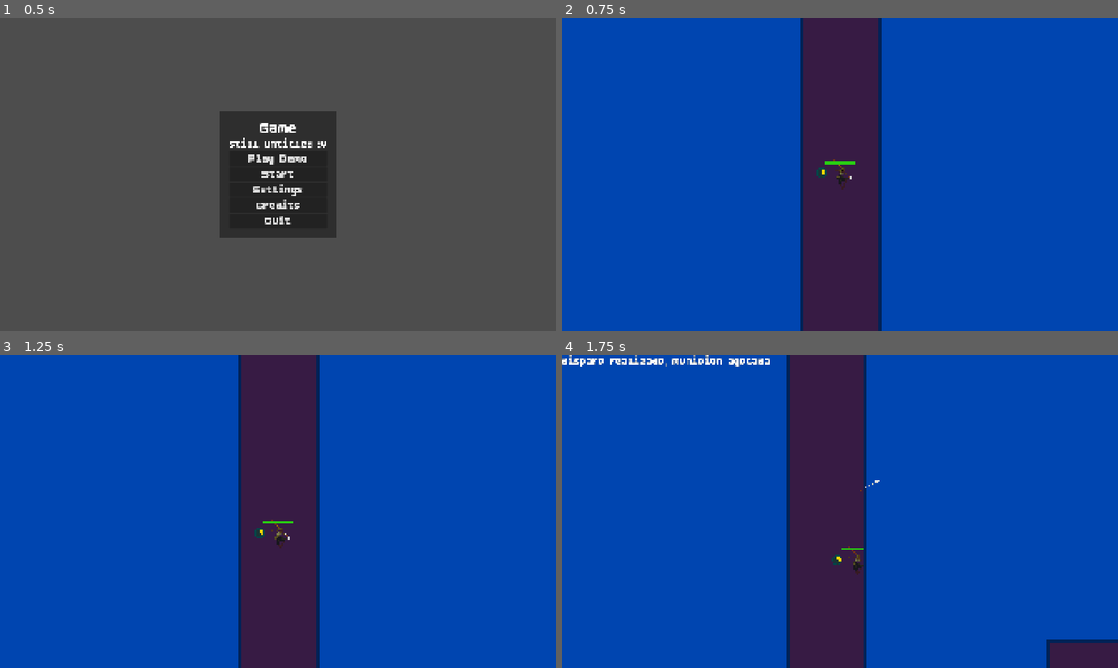
Above: before the commit, frames 1-4 (two rows, left to right).
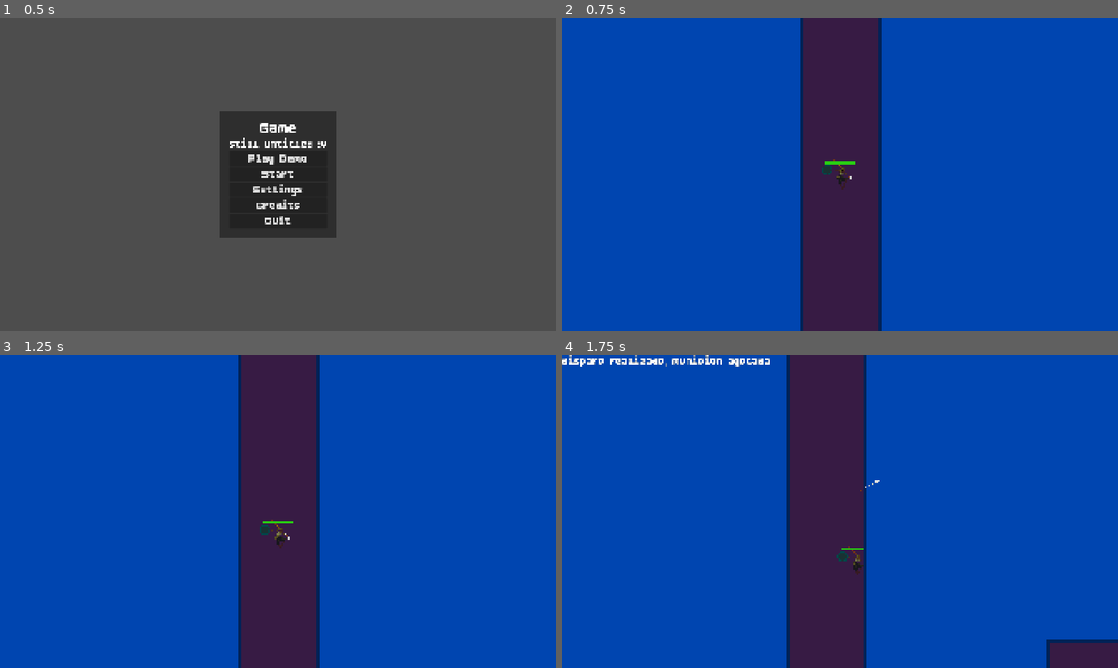
Above: after the commit, the same moments.

Repository: LastMarraketa/ChargerFeat
Game: Godot game, scene res://ui/main_menu.tscn
Same seed, same stepped clock (60 frames per second), same inputs: the game is played once before the commit and once after it. The engine's default icon, where the game draws it, is replaced by a stand-in: a white triangle on a blue panel in a dark square.
Inputs (mouse positions are in pixels of both pictures, inside the frame that each line leads up to):
- Up to frame 1 (0.5 s): no input
- Up to frame 2 (0.75 s): click "Play Demo" at 0.5 s
- Up to frame 3 (1.25 s): no input
- Up to frame 4 (1.75 s): move the mouse to (962, 495) at 1.27 s; hold D (move_right) from 1.28 s (still down); right-click (962, 495) at 1.35 s; click (962, 495) at 1.42 s; tap Space (jump) at 1.52 s

Frame 1 is identical in both runs. In frame 2, less than 0.1% of the frame differs, in the area x 45-49%, y 46-52%; in frame 3, less than 0.1%, in the area x 45-49%, y 54-59%; in frame 4, less than 0.1%.

Commit message:
Barra de carga
-Nodo Charger hijo de Player
-toma registro de las "balas absorbidas" (reemplaza a balas_destruidas, incluyendo referencias a ella)
-cuando se alcanza la carga máxima (6) la barra lo indica y se activa el "dash attack"
-usar el "dash attack" vacia la barra

Diff:
--- a/components/charge_component.gd
+++ /dev/null
@@ -1,13 +0,0 @@
-class_name ChargeComponent
-extends Node
-
-signal charge_changed(value: int)
-signal full_charge()
-
-@export var charge: int = 0:
-	set(value):
-		charge = clamp(value, 0, max_charge)
-		charge_changed.emit(charge)
-		if charge == 0:
-			full_charge.emit()
-@export var max_charge: int = 6
--- a/enemies/boss.gd
+++ b/enemies/boss.gd
@@ -19,60 +19,60 @@
 var spawned_enemies: Array[Node] = []
 
 func _ready() -> void:
-    detection_area.body_entered.connect(_on_player_detected)
-    detection_area.body_exited.connect(_on_player_exited)
-    fire_timer.timeout.connect(_disparar)
-    spawn_timer.timeout.connect(_spawn_enemy)
-    health_component.died.connect(_on_died)
+	detection_area.body_entered.connect(_on_player_detected)
+	detection_area.body_exited.connect(_on_player_exited)
+	fire_timer.timeout.connect(_disparar)
+	spawn_timer.timeout.connect(_spawn_enemy)
+	health_component.died.connect(_on_died)
 
-    spawn_timer.wait_time = spawn_interval
+	spawn_timer.wait_time = spawn_interval
 
 func _physics_process(delta: float) -> void:
-    playback.travel("idle")
-    move_and_slide()
+	playback.travel("idle")
+	move_and_slide()
 
 func _on_player_detected(body: Node2D) -> void:
-    if body is Player:
-        player_ref = body
-        player_in_range = true
-        fire_timer.start()
-        spawn_timer.start()
+	if body is Player:
+		player_ref = body
+		player_in_range = true
+		fire_timer.start()
+		spawn_timer.start()
 
 func _on_player_exited(body: Node2D) -> void:
-    if body is Player:
-        player_in_range = false
-        player_ref = null
-        fire_timer.stop()
-        spawn_timer.stop()
+	if body is Player:
+		player_in_range = false
+		player_ref = null
+		fire_timer.stop()
+		spawn_timer.stop()
 
 func _disparar() -> void:
-    if not player_in_range or not is_instance_valid(player_ref):
-        return
-    var bala = enemy_bullet_scene.instantiate()
-    get_parent().add_child(bala)
-    bala.global_position = bullet_spawn.global_position
-    bala.direction = global_position.direction_to(player_ref.global_position)
-    bala.rotation = bala.direction.angle()
-    bala.player = player_ref
+	if not player_in_range or not is_instance_valid(player_ref):
+		return
+	var bala = enemy_bullet_scene.instantiate()
+	get_parent().add_child(bala)
+	bala.global_position = bullet_spawn.global_position
+	bala.direction = global_position.direction_to(player_ref.global_position)
+	bala.rotation = bala.direction.angle()
+	bala.player = player_ref
 
 func _spawn_enemy() -> void:
-    if not player_in_range or not is_instance_valid(player_ref):
-        return
+	if not player_in_range or not is_instance_valid(player_ref):
+		return
 
-    var active_enemies: Array[Node] = []
-    for enemy in spawned_enemies:
-        if is_instance_valid(enemy):
-            active_enemies.append(enemy)
-    spawned_enemies = active_enemies
+	var active_enemies: Array[Node] = []
+	for enemy in spawned_enemies:
+		if is_instance_valid(enemy):
+			active_enemies.append(enemy)
+	spawned_enemies = active_enemies
 
-    if spawned_enemies.size() >= max_spawned_enemies:
-        return
+	if spawned_enemies.size() >= max_spawned_enemies:
+		return
 
-    if chasing_enemy_scene:
-        var enemy = chasing_enemy_scene.instantiate()
-        get_parent().add_child(enemy)
-        enemy.global_position = spawn_marker.global_position
-        spawned_enemies.append(enemy)
+	if chasing_enemy_scene:
+		var enemy = chasing_enemy_scene.instantiate()
+		get_parent().add_child(enemy)
+		enemy.global_position = spawn_marker.global_position
+		spawned_enemies.append(enemy)
 
 func _on_died() -> void:
-    queue_free()
+	queue_free()
--- a/enemies/enemy_bullet.gd
+++ b/enemies/enemy_bullet.gd
@@ -38,8 +38,10 @@
 		#la referencia a player es guardada por enemigo torreta cuando
 		#cuando este observa que entran a su area, guarda estos datos de player y "comunica"
 		if player:
-			player.balas_destruidas += 1
-			Debug.log("bala destruida " + str(player.balas_destruidas))
+			# player.balas_destruidas += 1
+			player.charger.value += 1
+			#Debug.log("enemigo volador destruido " + str(player.balas_destruidas))
+			Debug.log("enemigo volador destruido " + str(int(player.charger.value)))
 
 
 		queue_free()
--- a/enemies/flying_mini.gd
+++ b/enemies/flying_mini.gd
@@ -46,8 +46,10 @@
 		#la referencia a player es guardada por enemigo torreta cuando
 		#cuando este observa que entran a su area, guarda estos datos de player y "comunica"
 		if player:
-			player.balas_destruidas += 2
-			Debug.log("enemigo volador destruido " + str(player.balas_destruidas))
+			# player.balas_destruidas += 2
+			player.charger.value += 2
+			#Debug.log("enemigo volador destruido " + str(player.balas_destruidas))
+			Debug.log("enemigo volador destruido " + str(int(player.charger.value)))
 		queue_free()
 
 
--- /dev/null
+++ b/player/charger.gd
@@ -0,0 +1,23 @@
+class_name Charger
+extends TextureProgressBar
+
+signal full_charge()
+
+@export var border_charge: Color = Color("004649")
+@export var border_full: Color = Color("00AFB0")
+@export var charge_color: Color = Color("ffd500")
+@export var full_color: Color = Color("32E024")
+
+func _ready() -> void:
+	tint_progress = charge_color
+	tint_over = border_charge
+	value_changed.connect(on_value_changed)
+
+func on_value_changed(new_value: float) -> void:
+	if new_value >= max_value:
+		tint_progress = full_color
+		tint_over = border_full
+		full_charge.emit()
+	else:
+		tint_progress = charge_color
+		tint_over = border_charge
--- /dev/null
+++ b/player/charger.tscn
@@ -0,0 +1,17 @@
+[gd_scene format=3 uid="uid://bu1qq53gmw6aa"]
+
+[ext_resource type="Texture2D" uid="uid://btey4ruglplms" path="res://assets/sprites/charger/charger_bg.png" id="1_ums3s"]
+[ext_resource type="Texture2D" uid="uid://cmh3fqifb71b7" path="res://assets/sprites/charger/charger_fg.png" id="2_agvbt"]
+[ext_resource type="Texture2D" uid="uid://60bib5y1fn78" path="res://assets/sprites/charger/charge_fill.png" id="3_oij5p"]
+[ext_resource type="Script" uid="uid://c52qtoi2k3iqp" path="res://player/charger.gd" id="4_qgj3h"]
+
+[node name="Charger" type="TextureProgressBar" unique_id=202495474]
+offset_right = 36.0
+offset_bottom = 36.0
+max_value = 6.0
+fill_mode = 4
+texture_under = ExtResource("1_ums3s")
+texture_over = ExtResource("2_agvbt")
+texture_progress = ExtResource("3_oij5p")
+tint_under = Color(0.1, 0.19666667, 0.2, 1)
+script = ExtResource("4_qgj3h")
--- a/player/player.gd
+++ b/player/player.gd
@@ -26,7 +26,7 @@
 var is_dashing_to_kill: bool = false   #variable para manejar el dash poderoso
 var dash_origin: Vector2 = Vector2.ZERO #estas 2 variables limitan el dash attack
 var dash_distance: float = 1000.0 #esto ajusta hasta donde se llega
-
+var dash_ready: bool = false #maneja cuando el dash es usable (con carga completa)
 
 
 
@@ -45,7 +45,8 @@
 var bala_viva = null
 var gas: bool = false #para impulsarse en el aire
 var moving = false
-var balas_destruidas = 0
+#balas absorbidas ahoras lo debería ver el Charger
+#var balas_destruidas = 0
 var shield_active: bool = false
 var shield_cooldown: bool = false
 var absorbed_bullets: int = 0
@@ -66,6 +67,7 @@
 @onready var health_bar: ProgressBar = %HealthBar
 @onready var health_component: HealthComponent = $HealthComponent
 var target_marker: Marker2D = null
+@onready var charger: Charger = $Charger # barra de carga, maneja las balas absorbidas
 
 #signal free_marker
 
@@ -88,6 +90,8 @@
 	shield_cooldown_timer.wait_time = shield_cooldown_time
 	shield_cooldown_timer.timeout.connect(_on_cooldown_timeout)
 	add_child(shield_cooldown_timer)
+
+	charger.full_charge.connect(_on_full_charge)
 
 func _input(event: InputEvent) -> void:
 	if event.is_action_pressed("test"):
@@ -222,7 +226,7 @@
 #esta es la accion de ataque slash
 	if Input.is_action_just_pressed("slash") and not is_attacking_melee:
 		_execute_melee_attack()
-	if Input.is_action_just_pressed("dash_to_kill") and not is_attacking_melee:
+	if Input.is_action_just_pressed("dash_to_kill") and not is_attacking_melee and dash_ready:
 		_execute_dash_attack()
 	if Input.is_action_just_pressed("toggle_shield") and not shield_active and not shield_cooldown:
 		_activate_shield()
@@ -324,7 +328,8 @@
 	var mouse_dir = global_position.direction_to(get_global_mouse_position())
 	velocity = mouse_dir * 5000
 	dash_origin = global_position
-
+	charger.value = 0.0
+	dash_ready = false
 
 
 #################################################################################
@@ -361,3 +366,6 @@
 	if absorbed_bullets < max_absorbed_bullets:
 		absorbed_bullets += 1
 		Debug.log("Bala absorbida: " + str(absorbed_bullets) + "/" + str(max_absorbed_bullets))
+
+func _on_full_charge() -> void:
+	dash_ready = true
--- a/player/player.tscn
+++ b/player/player.tscn
@@ -15,9 +15,7 @@
 [ext_resource type="Script" uid="uid://d26yj0mh06tpn" path="res://components/hurtbox_component.gd" id="8_dw050"]
 [ext_resource type="Script" uid="uid://blnpvqimev7d0" path="res://components/health_component.gd" id="12_ebec5"]
 [ext_resource type="AudioStream" uid="uid://veweicylagko" path="res://dragon-studio-cartoon-jump-463196.mp3" id="12_kb6p2"]
-[ext_resource type="Texture2D" uid="uid://btey4ruglplms" path="res://assets/sprites/charger/charger_bg.png" id="16_e7oew"]
-[ext_resource type="Texture2D" uid="uid://cmh3fqifb71b7" path="res://assets/sprites/charger/charger_fg.png" id="17_c35mf"]
-[ext_resource type="Texture2D" uid="uid://60bib5y1fn78" path="res://assets/sprites/charger/charge_fill.png" id="18_65viv"]
+[ext_resource type="PackedScene" uid="uid://bu1qq53gmw6aa" path="res://player/charger.tscn" id="16_32hag"]
 
 [sub_resource type="CapsuleShape2D" id="CapsuleShape2D_onrkg"]
 radius = 20.0
@@ -568,15 +566,8 @@
 step = 1.0
 show_percentage = false
 
-[node name="TextureProgressBar" type="TextureProgressBar" parent="." unique_id=1841868373]
-offset_left = -81.0
-offset_top = -32.0
-offset_right = -45.0
-offset_bottom = 4.0
-max_value = 6.0
-value = 2.0
-fill_mode = 4
-nine_patch_stretch = true
-texture_under = ExtResource("16_e7oew")
-texture_over = ExtResource("17_c35mf")
-texture_progress = ExtResource("18_65viv")
+[node name="Charger" parent="." unique_id=202495474 instance=ExtResource("16_32hag")]
+offset_left = -63.0
+offset_top = -44.0
+offset_right = -27.0
+offset_bottom = -8.0
Binary file changed: assets/sprites/charger/charge_fill.png
Binary file changed: assets/sprites/charger/charger_bg.png
Binary file changed: assets/sprites/charger/charger_fg.png
Not shown, removed: components/charge_component.gd.uid
Not shown, added: player/charger.gd.uid
